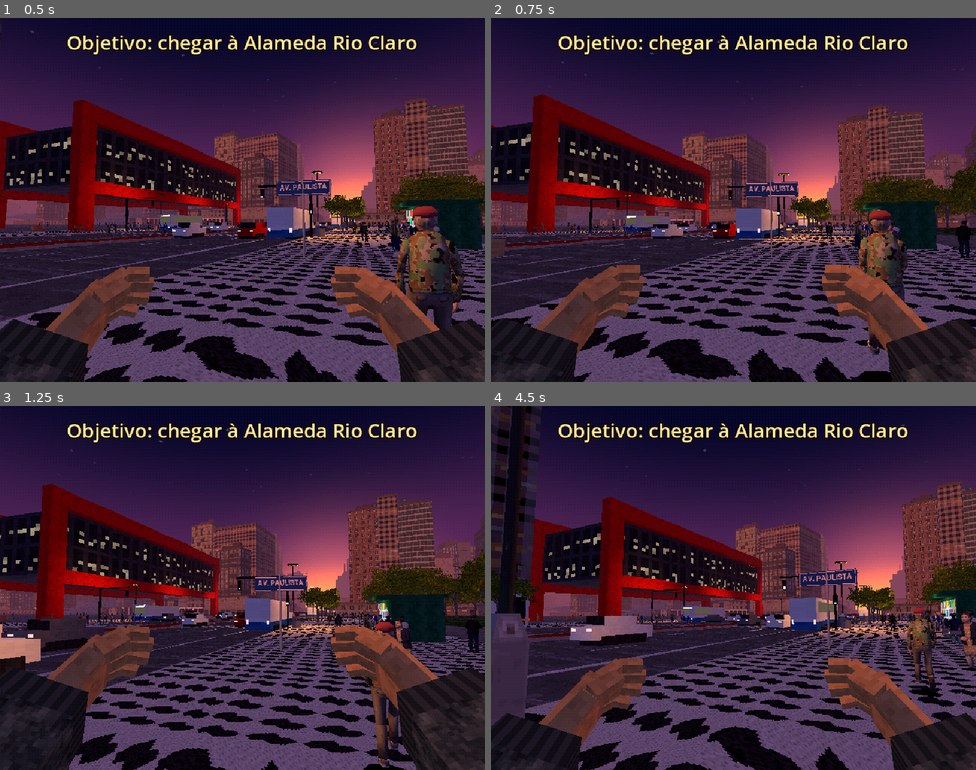
Above: before the commit, frames 1-4 (two rows, left to right).
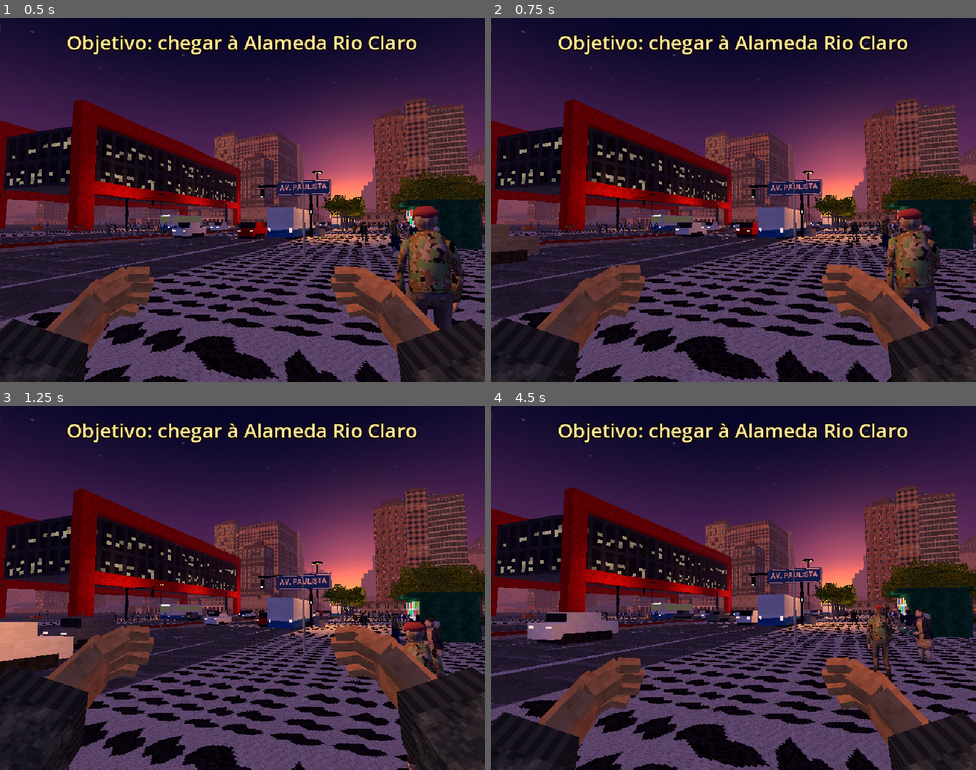
Above: after the commit, the same moments.

Repository: muricristino/walking-simulator-paulista
Game: Godot game, scene res://main.tscn
Two runs of this game, one before a commit and one after it. Both use one fixed random seed, a clock stepped at 60 frames per second and the inputs below.
Inputs (mouse positions are in pixels of both pictures, inside the frame that each line leads up to):
- Up to frame 1 (0.5 s): no input
- Up to frame 2 (0.75 s): tap Enter at 0.5 s; move the mouse to (757, 200) at 0.52 s; hold Up (ui_up) from 0.53 s (still down); tap P at 0.6 s
- Up to frame 3 (1.25 s): keep holding Up (ui_up); tap Space at 0.77 s
- Up to frame 4 (4.5 s): keep holding Up (ui_up); move the mouse to (709, 588) at 1.27 s; tap T at 1.35 s; tap Space at 1.52, 3.02, 3.77 s; move the mouse to (743, 580) at 2.02 s; tap C at 2.1 s; move the mouse to (728, 595) at 2.77 s; tap Z at 2.85 s; move the mouse to (767, 591) at 3.52 s; tap X at 3.6 s; move the mouse to (694, 584) at 4.27 s; tap R at 4.35 s

Frame 1 is identical in both runs. In frame 2, 35% of the frame differs, in the area x 0-100%, y 1-100%; in frame 3, 34%; in frame 4, 39%, in the area x 0-100%, y 0-100%.

Commit message:
feat(ui): add game autoload for state, settings and best time

Diff:
--- a/project.godot
+++ b/project.godot
@@ -7,6 +7,10 @@
 config/name="City Look"
 run/main_scene="res://main.tscn"
 config/features=PackedStringArray("4.7", "Forward Plus")
+
+[autoload]
+
+Game="*res://scripts/game.gd"
 
 [display]
 
--- /dev/null
+++ b/scripts/game.gd
@@ -0,0 +1,110 @@
+extends Node
+
+signal state_changed(s: int)
+signal settings_changed
+
+enum { TITLE, PLAYING, PAUSED, ARRIVED }
+
+const SETTINGS := "user://settings.cfg"
+const SAVE := "user://save.cfg"
+const TEST_ARGS := ["--autowalk", "--rio", "--at", "--shot", "--scenario"]
+
+var state := TITLE
+var test_mode := false
+var skip_title := false
+var mouse_sensitivity := 1.0
+var invert_y := false
+var fov := 64.0
+var volume := 0.8
+var fullscreen := false
+var best_time := -1.0
+
+var paused: bool:
+	get:
+		return state != PLAYING
+var input_enabled: bool:
+	get:
+		return state == PLAYING
+
+
+func _ready() -> void:
+	process_mode = Node.PROCESS_MODE_ALWAYS
+	var args := OS.get_cmdline_user_args()
+	for a in TEST_ARGS:
+		if args.has(a):
+			test_mode = true
+	_load()
+	apply()
+
+
+func set_state(s: int) -> void:
+	state = s
+	get_tree().paused = s == PAUSED or s == ARRIVED
+	_mouse()
+	state_changed.emit(s)
+
+
+func _process(_dt: float) -> void:
+	_mouse()
+
+
+func _mouse() -> void:
+	if test_mode or not get_window().has_focus():
+		return
+	var want := Input.MOUSE_MODE_CAPTURED if state == PLAYING else Input.MOUSE_MODE_VISIBLE
+	if Input.mouse_mode != want:
+		Input.mouse_mode = want
+
+
+func apply() -> void:
+	var bus := AudioServer.get_bus_index(&"Master")
+	AudioServer.set_bus_volume_db(bus, linear_to_db(maxf(volume, 0.0001)))
+	AudioServer.set_bus_mute(bus, volume <= 0.001)
+	if not test_mode:
+		var fs := DisplayServer.window_get_mode() == DisplayServer.WINDOW_MODE_FULLSCREEN
+		if fs != fullscreen:
+			DisplayServer.window_set_mode(DisplayServer.WINDOW_MODE_FULLSCREEN if fullscreen else DisplayServer.WINDOW_MODE_WINDOWED)
+	settings_changed.emit()
+
+
+func save_settings() -> void:
+	var c := ConfigFile.new()
+	c.set_value("input", "mouse_sensitivity", mouse_sensitivity)
+	c.set_value("input", "invert_y", invert_y)
+	c.set_value("video", "fov", fov)
+	c.set_value("video", "fullscreen", fullscreen)
+	c.set_value("audio", "volume", volume)
+	c.save(SETTINGS)
+
+
+func record(t: float) -> bool:
+	if test_mode:
+		return best_time < 0.0 or t < best_time
+	var better := best_time < 0.0 or t < best_time
+	if better:
+		best_time = t
+		var c := ConfigFile.new()
+		c.load(SAVE)
+		c.set_value("best", "rio_claro", t)
+		c.save(SAVE)
+	return better
+
+
+func _load() -> void:
+	var c := ConfigFile.new()
+	if c.load(SETTINGS) == OK:
+		mouse_sensitivity = c.get_value("input", "mouse_sensitivity", mouse_sensitivity)
+		invert_y = c.get_value("input", "invert_y", invert_y)
+		fov = c.get_value("video", "fov", fov)
+		fullscreen = c.get_value("video", "fullscreen", fullscreen)
+		volume = c.get_value("audio", "volume", volume)
+	var s := ConfigFile.new()
+	if s.load(SAVE) == OK:
+		best_time = s.get_value("best", "rio_claro", -1.0)
+
+
+static func clock(t: float) -> String:
+	if t < 0.0:
+		return "--:--.-"
+	var m := int(t / 60.0)
+	return "%d:%04.1f" % [m, t - m * 60.0]
Not shown, added: scripts/game.gd.uid
